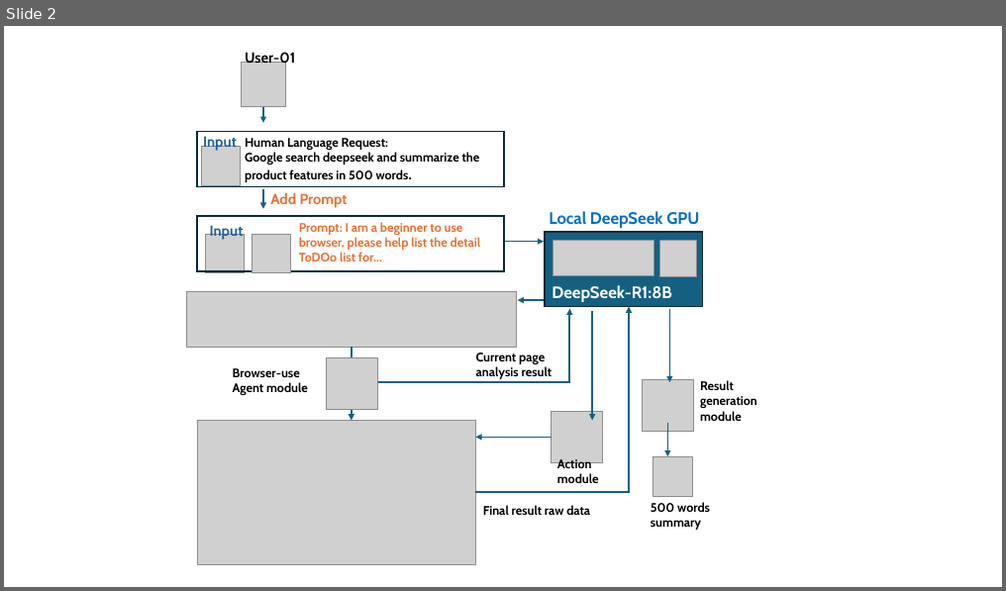
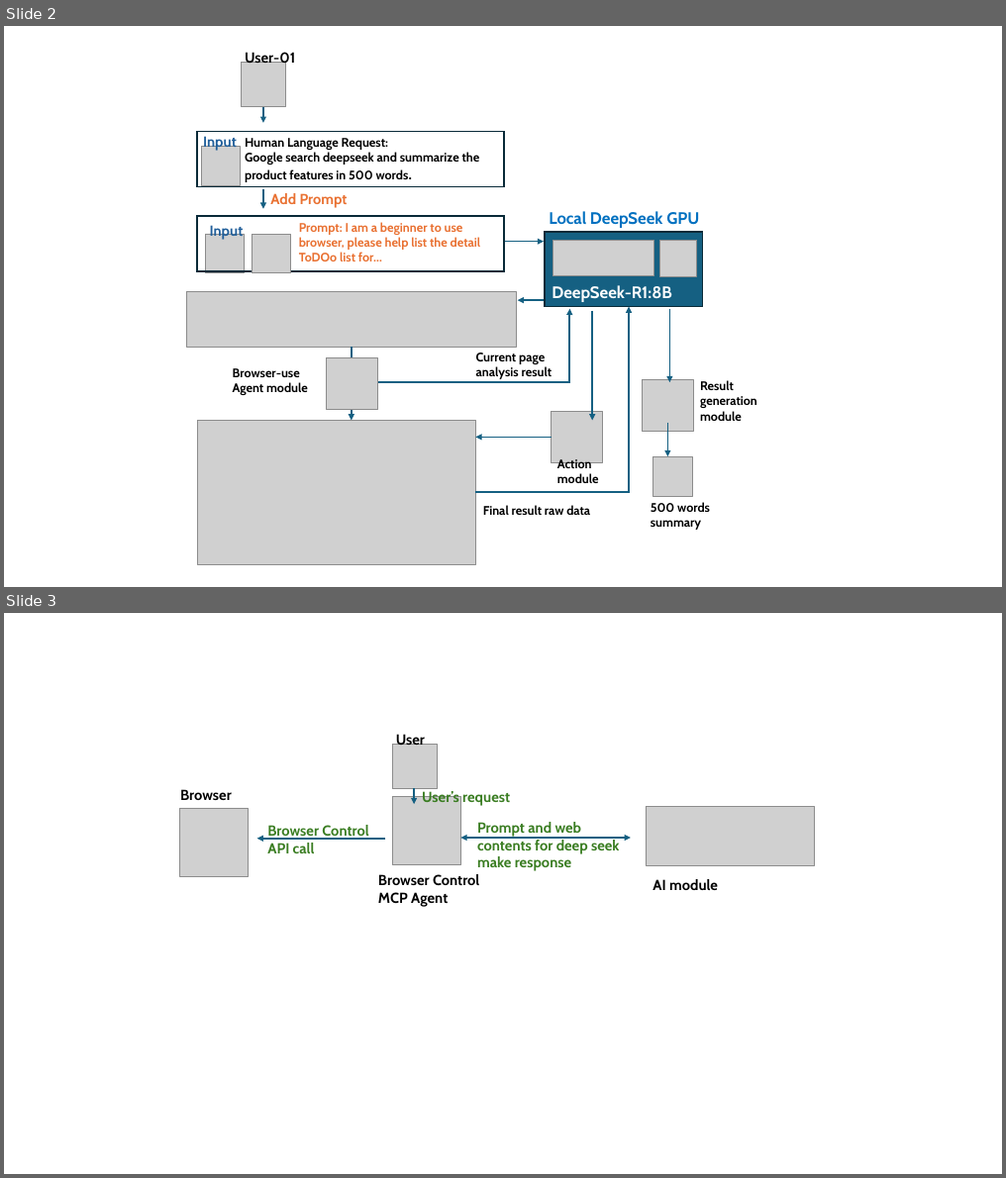
Before and after one commit to LiuYuancheng/Deepseek_Local_LATA, a slide deck: Articles/3_BrowserUseWithDeepSeek/img/designDoc.pptx. Shown one above the other, each under a label of ours: slide 2 before the commit, slides 2 and 3 after it. The pictures are 1006x591 and 1006x1178 pixels, drawn with LibreOffice and Linux fonts; fonts in the diff are those of the drawing; grey boxes stand for pictures. Boxes give left, top, right and bottom in pixels: in the first picture for what was removed or moved away, otherwise in the second. Text is boxed around its words. In the diff, an @@ line names an element or a change of style, - is before the commit and + after.

```diff
--- a/Articles/3_BrowserUseWithDeepSeek/img/designDoc.pptx
+++ b/Articles/3_BrowserUseWithDeepSeek/img/designDoc.pptx
@@ slide 3 added at (x1=4, y1=613, x2=1002, y2=1174), background #FFFFFF @@
@@ picture added at (x1=392, y1=744, x2=438, y2=789) @@
@@ text added at (x1=396, y1=732, x2=425, y2=745), 14 pt, text #000000, bold @@
+User
@@ text added at (x1=180, y1=789, x2=232, y2=800), 14 pt, text #000000, bold @@
+Browser
@@ arrow added from (414, 788) to (414, 804), #156082 1.5 pt @@
@@ text added at (x1=422, y1=789, x2=510, y2=806), 14 pt, text #3B7D23, bold @@
+User’s request
@@ picture added at (x1=180, y1=808, x2=249, y2=877) @@
@@ picture added at (x1=392, y1=796, x2=461, y2=865) @@
@@ picture added at (x1=646, y1=806, x2=814, y2=865) @@
@@ arrow added from (386, 839) to (257, 839), #156082 1.5 pt @@
@@ text added at (x1=267, y1=825, x2=368, y2=854), 14 pt, text #3B7D23, bold @@
+Browser Control API call
@@ double arrow added from (460, 838) to (631, 838), #156082 1.5 pt @@
@@ text added at (x1=477, y1=822, x2=620, y2=871), 14 pt, text #3B7D23, bold @@
+Prompt and web contents for deep seek make response
@@ text added at (x1=378, y1=874, x2=479, y2=907), 14 pt, text #000000, bold @@
+Browser Control
+MCP Agent
@@ text added at (x1=652, y1=879, x2=718, y2=890), 14 pt, text #000000, bold @@
+AI module
```
Also in this commit, not shown: 1 other file.
